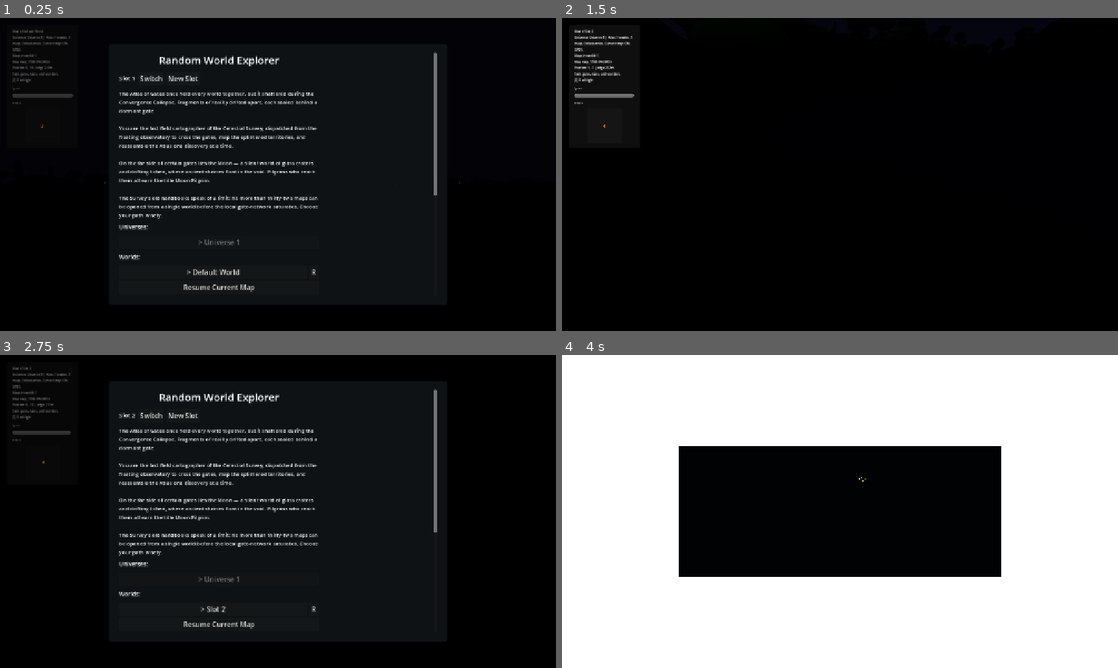
Above: before the commit, frames 1-4 (two rows, left to right).
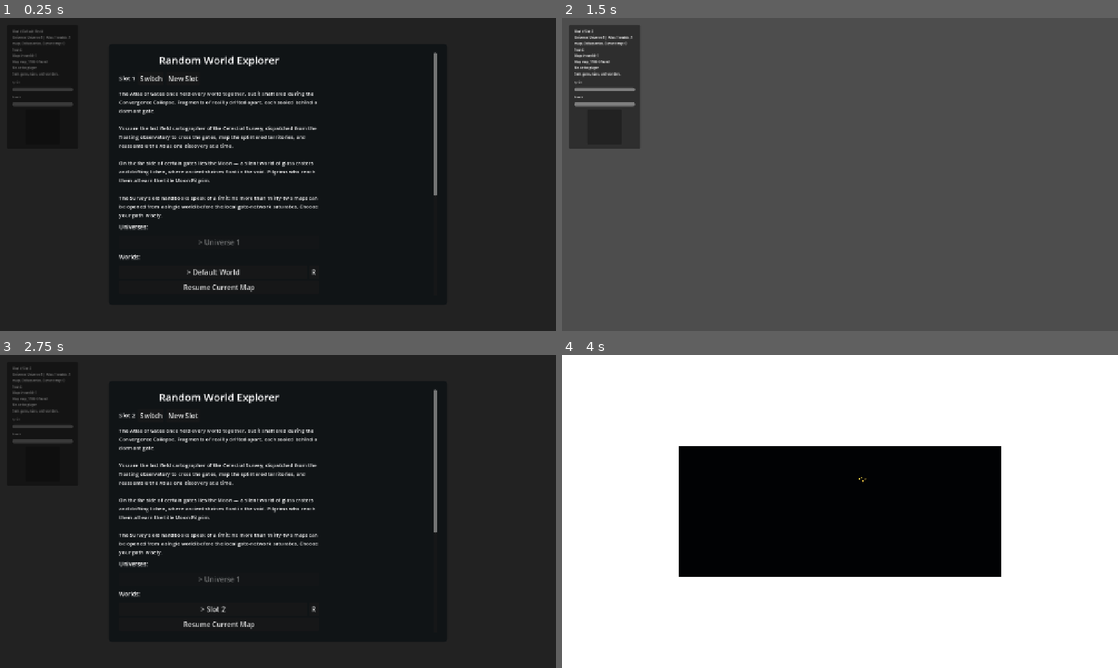
Above: after the commit, the same moments.

Repository: emkey1/Gatewalk
Game: Godot game, scene res://scenes/main.tscn
The game is run twice, just before and just after one commit, with the same random seed, the same clock (stepped at 60 frames per second) and the same inputs.
Inputs (mouse positions are in pixels of both pictures, inside the frame that each line leads up to):
- Up to frame 1 (0.25 s): no input
- Up to frame 2 (1.5 s): click (745, 77) at 0.5 s, where only the run after the commit has a clickable "New Slot"; tap Enter at 1.25 s; move the mouse to (867, 174) at 1.27 s; hold W (move_forward) from 1.28 s (still down); hold Shift (sprint) from 1.28 s (still down)
- Up to frame 3 (2.75 s): keep holding W (move_forward); tap Space (jump) at 1.52, 2, 2.27 s; move the mouse to (250, 511) at 2.02 s; release Shift (sprint) at 2.03 s; tap M at 2.1 s
- Up to frame 4 (4 s): release W (move_forward) at 2.75 s; click (745, 414) at 2.75 s, where only the run after the commit has a clickable "New Slot"; move the mouse to (851, 505) at 3.52 s; hold W (move_forward) from 3.53 s (still down); tap G at 3.6 s

The runs differ from the first frame. In frame 1, 45% of the frame differs, in the area x 0-100%, y 0-100%; in frame 2, 99%; in frame 3, 45%; in frame 4, nothing differs.
Error after the commit: Parse Error: Preload file "res://shaders/water.gdshader" does not exist. (res://scripts/core/MapGenerator.gd:427)

Commit message:
Extract MapGenerator from Main.gd for terrain, water, sky, and world bounds

Diff:
--- a/scripts/Main.gd
+++ b/scripts/Main.gd
@@ -5,6 +5,7 @@
 const SaveManager = preload("res://scripts/core/SaveManager.gd")
 const WorldGraph = preload("res://scripts/core/WorldGraph.gd")
 const CollisionFactory = preload("res://scripts/factories/CollisionFactory.gd")
+const MapGenerator = preload("res://scripts/core/MapGenerator.gd")
 
 
 const GRID_SIZE: int = 224
@@ -1883,9 +1884,6 @@
 	world_seed = int(map_record.get("seed", 12345))
 	_begin_generation_channel("map")
 	current_map_available_discoveries = 0
-	_moon_grid_scale = 1
-	if _is_current_map_moon():
-		_moon_grid_scale = 2
 	_clear_generated_map()
 	generated_root = Node3D.new()
 	generated_root.name = "GeneratedMap"
@@ -1894,37 +1892,28 @@
 	_setup_music()
 	_create_visible_sun()
 
+	var map_type: String = WorldGraph.map_type(map_record)
+	var gen := MapGenerator.new({
+		"world_seed": world_seed,
+		"graphics_level": graphics_level,
+		"density_level": density_level,
+		"map_type": map_type,
+	})
+	gen.generate(generated_root)
+
+	_spawn_player()
+
 	if _is_current_map_gate_room():
-		_create_gate_room_terrain()
-		_create_world_bounds()
-		_spawn_player()
 		_scatter_gate_room_gates()
 	elif _is_current_map_cave():
-		_create_cave_terrain()
-		_create_world_bounds()
-		_spawn_player()
 		_scatter_cave_items()
 	elif _is_current_map_map_nexus():
-		_create_map_nexus_terrain()
-		_create_world_bounds()
-		_spawn_player()
 		_scatter_map_nexus_gates()
 	else:
-		_apply_detail_counts()
-		_setup_noise()
-		_build_height_values()
-		_create_terrain_mesh()
-		_create_terrain_collision()
-		_create_world_bounds()
-		if not _is_current_map_moon():
-			_create_water()
+		if _is_current_map_water():
 			_setup_water_audio()
-			_create_sky_clouds()
-		else:
-			_create_moon_sky()
+		if _is_current_map_moon():
 			_setup_moon_audio()
-		_spawn_player()
-		if _is_current_map_moon():
 			_scatter_moon_lichen()
 			_scatter_moon_glass_craters()
 			_scatter_moon_platforms()
--- /dev/null
+++ b/scripts/core/MapGenerator.gd
@@ -0,0 +1,615 @@
+extends RefCounted
+class_name MapGenerator
+
+const GRID_SIZE: int = 224
+const CELL_SIZE: float = 2.0
+const HEIGHT_SCALE: float = 15.0
+const WATER_LEVEL: float = -1.7
+
+var world_seed: int
+var graphics_level: int
+var density_level: int
+var map_type: String
+var moon_grid_scale: int = 1
+
+var noise: FastNoiseLite
+var height_values: PackedFloat32Array
+var generated_root: Node3D
+
+
+func _init(config: Dictionary) -> void:
+	world_seed = int(config.get("world_seed", 12345))
+	graphics_level = int(config.get("graphics_level", 0))
+	density_level = int(config.get("density_level", 2))
+	map_type = str(config.get("map_type", WorldGraph.MAP_NORMAL))
+
+
+func generate(root: Node3D) -> void:
+	generated_root = root
+	noise = FastNoiseLite.new()
+	noise.seed = world_seed
+	noise.noise_type = FastNoiseLite.TYPE_SIMPLEX
+	noise.frequency = 0.020
+	noise.fractal_type = FastNoiseLite.FRACTAL_FBM
+	noise.fractal_octaves = 4
+	noise.fractal_lacunarity = 1.9
+	noise.fractal_gain = 0.45
+
+	if map_type == WorldGraph.MAP_MOON:
+		moon_grid_scale = 2
+
+	if map_type == WorldGraph.MAP_GATE_ROOM:
+		_create_gate_room_terrain()
+		_create_world_bounds()
+	elif map_type == WorldGraph.MAP_CAVE:
+		_create_cave_terrain()
+		_create_world_bounds()
+	elif map_type == WorldGraph.MAP_NEXUS:
+		_create_map_nexus_terrain()
+		_create_world_bounds()
+	else:
+		_build_height_values()
+		_create_terrain_mesh()
+		_create_terrain_collision()
+		_create_world_bounds()
+		_place_rivers()
+		_create_water()
+
+		if map_type == WorldGraph.MAP_MOON:
+			_create_moon_sky()
+		elif map_type != WorldGraph.MAP_WATER:
+			_create_sky_clouds()
+
+
+func _effective_grid_size() -> int:
+	if map_type == WorldGraph.MAP_MOON:
+		return GRID_SIZE * moon_grid_scale
+	return GRID_SIZE
+
+
+func _world_half_size() -> float:
+	return float(_effective_grid_size()) * CELL_SIZE * 0.5
+
+
+func _height_index(x: int, z: int) -> int:
+	var g: int = GRID_SIZE + 1
+	if map_type == WorldGraph.MAP_MOON:
+		g = (GRID_SIZE * moon_grid_scale) + 1
+	return z * g + x
+
+
+func _grid_to_world_x(x: int) -> float:
+	var g: float = float(GRID_SIZE)
+	var c: float = float(CELL_SIZE)
+	if map_type == WorldGraph.MAP_MOON:
+		g = float(GRID_SIZE * moon_grid_scale)
+		c = float(CELL_SIZE)
+	return (float(x) - g * 0.5) * c
+
+
+func _grid_to_world_z(z: int) -> float:
+	var g: float = float(GRID_SIZE)
+	var c: float = float(CELL_SIZE)
+	if map_type == WorldGraph.MAP_MOON:
+		g = float(GRID_SIZE * moon_grid_scale)
+		c = float(CELL_SIZE)
+	return (float(z) - g * 0.5) * c
+
+
+func _height_at_world(wx: float, wz: float) -> float:
+	if map_type == WorldGraph.MAP_GATE_ROOM or map_type == WorldGraph.MAP_CAVE or map_type == WorldGraph.MAP_NEXUS:
+		return 0.0
+
+	if map_type == WorldGraph.MAP_MOON:
+		var scale: float = 1.0 / float(moon_grid_scale)
+		var lunar_broad: float = noise.get_noise_2d(wx * 0.45 * scale + 600.0, wz * 0.45 * scale - 1200.0) * 5.0
+		var lunar_craters: float = noise.get_noise_2d(wx * 2.8 * scale - 400.0, wz * 2.8 * scale + 700.0) * 1.4
+		var crater_bowls: float = abs(noise.get_noise_2d(wx * 0.12 * scale + 330.0, wz * 0.12 * scale - 510.0)) * -4.2
+		return lunar_broad + lunar_craters + crater_bowls
+
+	if map_type == WorldGraph.MAP_WATER:
+		var islands: float = noise.get_noise_2d(wx * 0.12, wz * 0.12) * 15.0
+		var detail_islands: float = noise.get_noise_2d(wx * 0.4 + 500.0, wz * 0.4 + 1000.0) * 5.0
+		return islands + detail_islands - 7.0
+
+	var broad: float = noise.get_noise_2d(wx * 0.35 + 1200.0, wz * 0.35 - 800.0) * HEIGHT_SCALE
+	var hills: float = noise.get_noise_2d(wx, wz) * 5.5
+	var details: float = noise.get_noise_2d(wx * 2.1 + 900.0, wz * 2.1 - 900.0) * 1.1
+	var river_carve: float = _smooth_falloff(_river_distance(wx, wz), 0.0, 16.0) * 5.5
+	var height: float = broad + hills + details - river_carve
+
+	if _river_distance(wx, wz) < 6.0:
+		height = min(height, WATER_LEVEL - 0.45 + abs(_river_distance(wx, wz)) * 0.05)
+
+	return height
+
+
+func _raw_height_at_grid(x: int, z: int) -> float:
+	var wx: float = _grid_to_world_x(x)
+	var wz: float = _grid_to_world_z(z)
+	return _height_at_world(wx, wz)
+
+
+func _build_height_values() -> void:
+	var g: int = _effective_grid_size()
+	height_values.clear()
+	height_values.resize((g + 1) * (g + 1))
+
+	for z in range(g + 1):
+		for x in range(g + 1):
+			height_values[_height_index(x, z)] = _raw_height_at_grid(x, z)
+
+
+func _terrain_color(pos: Vector3) -> Color:
+	if map_type == WorldGraph.MAP_GATE_ROOM or map_type == WorldGraph.MAP_NEXUS:
+		return Color(0.10, 0.11, 0.14)
+
+	if map_type == WorldGraph.MAP_CAVE:
+		return Color(0.12, 0.10, 0.08)
+
+	if map_type == WorldGraph.MAP_MOON:
+		if pos.y > 4.0:
+			return Color(0.34, 0.36, 0.43)
+		if pos.y < -2.0:
+			return Color(0.16, 0.17, 0.21)
+		return Color(0.25, 0.26, 0.31)
+
+	if map_type == WorldGraph.MAP_WATER:
+		if pos.y > WATER_LEVEL + 0.25:
+			return Color(0.62, 0.55, 0.34)
+		return Color(0.28, 0.25, 0.18)
+
+	var river: float = _river_distance(pos.x, pos.z)
+	if pos.y <= WATER_LEVEL + 0.25 or river < 7.5:
+		return Color(0.42, 0.34, 0.18)
+	if pos.y > 12.0:
+		return Color(0.48, 0.48, 0.44)
+	if pos.y > 7.5:
+		return Color(0.30, 0.38, 0.22)
+	if _biome_value(pos.x, pos.z) > 0.28:
+		return Color(0.18, 0.47, 0.17)
+	return Color(0.24, 0.43, 0.18)
+
+
+func _biome_value(wx: float, wz: float) -> float:
+	return noise.get_noise_2d(wx * 0.28 - 2500.0, wz * 0.28 + 1700.0)
+
+
+func _river_distance(wx: float, wz: float) -> float:
+	var curve: float = sin(wx * 0.025) * 22.0 + noise.get_noise_2d(wx * 0.2 + 3200.0, 410.0) * 16.0
+	return abs(wz - curve)
+
+
+func _smooth_falloff(value: float, edge0: float, edge1: float) -> float:
+	var t: float = clamp((value - edge0) / (edge1 - edge0), 0.0, 1.0)
+	return 1.0 - t * t * (3.0 - 2.0 * t)
+
+
+func _add_triangle(st: SurfaceTool, a: Vector3, b: Vector3, c: Vector3, color_a: Color, color_b: Color, color_c: Color) -> void:
+	st.set_color(color_a)
+	st.add_vertex(a)
+	st.set_color(color_b)
+	st.add_vertex(b)
+	st.set_color(color_c)
+	st.add_vertex(c)
+
+
+func _create_terrain_mesh() -> void:
+	var st := SurfaceTool.new()
+	st.begin(Mesh.PRIMITIVE_TRIANGLES)
+
+	var g: int = _effective_grid_size()
+	for z in range(g):
+		for x in range(g):
+			var p00: Vector3 = Vector3(_grid_to_world_x(x), height_values[_height_index(x, z)], _grid_to_world_z(z))
+			var p10: Vector3 = Vector3(_grid_to_world_x(x + 1), height_values[_height_index(x + 1, z)], _grid_to_world_z(z))
+			var p01: Vector3 = Vector3(_grid_to_world_x(x), height_values[_height_index(x, z + 1)], _grid_to_world_z(z + 1))
+			var p11: Vector3 = Vector3(_grid_to_world_x(x + 1), height_values[_height_index(x + 1, z + 1)], _grid_to_world_z(z + 1))
+
+			_add_triangle(st, p00, p10, p11, _terrain_color(p00), _terrain_color(p10), _terrain_color(p11))
+			_add_triangle(st, p00, p11, p01, _terrain_color(p00), _terrain_color(p11), _terrain_color(p01))
+
+	st.generate_normals()
+	var terrain_mesh := st.commit()
+
+	var terrain := MeshInstance3D.new()
+	terrain.name = "GeneratedTerrain"
+	terrain.mesh = terrain_mesh
+
+	var terrain_mat := StandardMaterial3D.new()
+	terrain_mat.vertex_color_use_as_albedo = true
+	if graphics_level >= 2:
+		terrain_mat.roughness = 0.75
+		terrain_mat.normal_enabled = true
+		terrain_mat.normal_scale = 0.25
+		var terrain_noise := FastNoiseLite.new()
+		terrain_noise.seed = world_seed
+		terrain_noise.noise_type = FastNoiseLite.TYPE_SIMPLEX
+		terrain_noise.frequency = 0.015
+		var noise_tex := NoiseTexture2D.new()
+		noise_tex.noise = terrain_noise
+		noise_tex.normalize = true
+		terrain_mat.normal_texture = noise_tex
+	else:
+		terrain_mat.roughness = 1.0
+	terrain.material_override = terrain_mat
+
+	generated_root.add_child(terrain)
+
+
+func _create_terrain_collision() -> void:
+	var body := StaticBody3D.new()
+	body.name = "TerrainBody"
+	body.collision_layer = 1
+	body.collision_mask = 1
+
+	var shape := HeightMapShape3D.new()
+	var g: int = _effective_grid_size()
+	shape.map_width = g + 1
+	shape.map_depth = g + 1
+	shape.map_data = height_values
+
+	var collision := CollisionShape3D.new()
+	collision.name = "TerrainHeightMapCollision"
+	collision.shape = shape
+	collision.scale = Vector3(CELL_SIZE, 1.0, CELL_SIZE)
+
+	body.add_child(collision)
+	generated_root.add_child(body)
+
+
+func _create_gate_room_terrain() -> void:
+	var floor_mat := StandardMaterial3D.new()
+	floor_mat.albedo_color = Color(0.08, 0.09, 0.12)
+	floor_mat.roughness = 0.80
+
+	var floor := MeshInstance3D.new()
+	floor.name = "GateRoomFloor"
+	var floor_mesh := CylinderMesh.new()
+	floor_mesh.top_radius = 32.0
+	floor_mesh.bottom_radius = 32.0
+	floor_mesh.height = 0.6
+	floor_mesh.radial_segments = 32
+	floor.mesh = floor_mesh
+	floor.material_override = floor_mat
+	floor.position.y = -0.3
+	generated_root.add_child(floor)
+
+	var body := StaticBody3D.new()
+	body.name = "GateRoomFloorBody"
+	var col_shape := CollisionShape3D.new()
+	var col_cyl := CylinderShape3D.new()
+	col_cyl.radius = 32.0
+	col_cyl.height = 0.6
+	col_shape.shape = col_cyl
+	col_shape.position.y = -0.3
+	body.add_child(col_shape)
+	generated_root.add_child(body)
+
+	for i in range(24):
+		var angle: float = TAU * float(i) / 24.0
+		var wall_mat := StandardMaterial3D.new()
+		wall_mat.albedo_color = Color(0.12, 0.13, 0.18)
+		wall_mat.roughness = 0.9
+		var wall := MeshInstance3D.new()
+		wall.name = "GateRoomWall_" + str(i)
+		var wall_mesh := BoxMesh.new()
+		wall_mesh.size = Vector3(2.5, 8.0, 0.6)
+		wall.mesh = wall_mesh
+		wall.material_override = wall_mat
+		wall.position = Vector3(cos(angle) * 31.5, 4.0, sin(angle) * 31.5)
+		wall.rotation_degrees.y = -rad_to_deg(angle) + 90.0
+		generated_root.add_child(wall)
+
+
+func _create_cave_terrain() -> void:
+	var stone_mat := StandardMaterial3D.new()
+	stone_mat.albedo_color = Color(0.12, 0.10, 0.08)
+	stone_mat.roughness = 0.95
+	var glow_mat := StandardMaterial3D.new()
+	glow_mat.albedo_color = Color(0.20, 0.70, 1.0)
+	glow_mat.emission_enabled = true
+	glow_mat.emission = Color(0.10, 0.50, 0.90)
+	glow_mat.emission_energy_multiplier = 1.5
+
+	var floor := MeshInstance3D.new()
+	floor.name = "CaveFloor"
+	var floor_mesh := CylinderMesh.new()
+	floor_mesh.top_radius = 45.0
+	floor_mesh.bottom_radius = 45.0
+	floor_mesh.height = 0.8
+	floor_mesh.radial_segments = 32
+	floor.mesh = floor_mesh
+	floor.material_override = stone_mat
+	floor.position.y = -0.4
+	generated_root.add_child(floor)
+
+	var floor_body := StaticBody3D.new()
+	var floor_col := CollisionShape3D.new()
+	var floor_cyl := CylinderShape3D.new()
+	floor_cyl.radius = 45.0
+	floor_cyl.height = 0.8
+	floor_col.shape = floor_cyl
+	floor_col.position.y = -0.4
+	floor_body.add_child(floor_col)
+	generated_root.add_child(floor_body)
+
+	var ceiling_mat := StandardMaterial3D.new()
+	ceiling_mat.albedo_color = Color(0.10, 0.08, 0.06)
+	ceiling_mat.roughness = 1.0
+	var ceiling := MeshInstance3D.new()
+	ceiling.name = "CaveCeiling"
+	var ceiling_mesh := CylinderMesh.new()
+	ceiling_mesh.top_radius = 44.0
+	ceiling_mesh.bottom_radius = 44.0
+	ceiling_mesh.height = 0.5
+	ceiling_mesh.radial_segments = 32
+	ceiling.mesh = ceiling_mesh
+	ceiling.material_override = ceiling_mat
+	ceiling.position.y = 8.0
+	generated_root.add_child(ceiling)
+
+	var wall_mat := StandardMaterial3D.new()
+	wall_mat.albedo_color = Color(0.14, 0.11, 0.09)
+	wall_mat.roughness = 1.0
+	for i in range(32):
+		var angle: float = TAU * float(i) / 32.0
+		var wall := MeshInstance3D.new()
+		wall.name = "CaveWall_" + str(i)
+		var wall_mesh := BoxMesh.new()
+		wall_mesh.size = Vector3(3.0, 9.0, 0.8)
+		wall.mesh = wall_mesh
+		wall.material_override = wall_mat
+		wall.position = Vector3(cos(angle) * 44.5, 4.0, sin(angle) * 44.5)
+		wall.rotation_degrees.y = -rad_to_deg(angle) + 90.0
+		generated_root.add_child(wall)
+
+
+func _create_world_bounds() -> void:
+	var half: float = _world_half_size()
+	var wall_height: float = 80.0
+	var wall_thickness: float = 4.0
+	var wall_center_y: float = 18.0
+	var wall_length: float = float(_effective_grid_size()) * CELL_SIZE + wall_thickness * 2.0
+
+	var bounds := Node3D.new()
+	bounds.name = "WorldEdgeBarriers"
+	generated_root.add_child(bounds)
+	CollisionFactory.add_box(bounds, Vector3(half, wall_center_y, 0.0), Vector3(wall_thickness, wall_height, wall_length))
+	CollisionFactory.add_box(bounds, Vector3(-half, wall_center_y, 0.0), Vector3(wall_thickness, wall_height, wall_length))
+	CollisionFactory.add_box(bounds, Vector3(0.0, wall_center_y, half), Vector3(wall_length, wall_height, wall_thickness))
+	CollisionFactory.add_box(bounds, Vector3(0.0, wall_center_y, -half), Vector3(wall_length, wall_height, wall_thickness))
+	CollisionFactory.add_box(bounds, Vector3(0.0, -45.0, 0.0), Vector3(wall_length * 2.0, 0.2, wall_length * 2.0))
+
+
+func _place_rivers() -> void:
+	if map_type == WorldGraph.MAP_MOON or map_type == WorldGraph.MAP_WATER:
+		return
+	var g: int = _effective_grid_size()
+	var river_mat := StandardMaterial3D.new()
+	river_mat.albedo_color = Color(0.32, 0.28, 0.18)
+	for z in range(g):
+		for x in range(g):
+			var wx: float = _grid_to_world_x(x)
+			var wz: float = _grid_to_world_z(z)
+			if _river_distance(wx, wz) < 5.5:
+				var p: Vector3 = Vector3(wx, WATER_LEVEL - 0.5, wz)
+				var bed := MeshInstance3D.new()
+				var bed_mesh := BoxMesh.new()
+				bed_mesh.size = Vector3(CELL_SIZE, 0.15, CELL_SIZE)
+				bed.mesh = bed_mesh
+				bed.material_override = river_mat
+				bed.position = Vector3(wx + CELL_SIZE * 0.5, p.y, wz + CELL_SIZE * 0.5)
+				generated_root.add_child(bed)
+
+
+func _create_water() -> void:
+	if map_type == WorldGraph.MAP_MOON or map_type == WorldGraph.MAP_CAVE:
+		return
+	if map_type == WorldGraph.MAP_GATE_ROOM or map_type == WorldGraph.MAP_NEXUS:
+		return
+
+	var water_size: float = float(_effective_grid_size()) * CELL_SIZE
+
+	var water := MeshInstance3D.new()
+	water.name = "RiverAndLakeWater"
+	var water_mesh := PlaneMesh.new()
+	water_mesh.size = Vector2(water_size, water_size)
+	water_mesh.subdivide_depth = 8
+	water_mesh.subdivide_width = 8
+	water.mesh = water_mesh
+	water.position.y = WATER_LEVEL
+	water.rotation_degrees.x = 90.0
+
+	var mat: ShaderMaterial
+	if graphics_level >= 1 and not (map_type == WorldGraph.MAP_GATE_ROOM or map_type == WorldGraph.MAP_NEXUS):
+		mat = ShaderMaterial.new()
+		mat.shader = preload("res://shaders/water.gdshader")
+		mat.set_shader_parameter("wave_strength", 0.10)
+		mat.set_shader_parameter("wave_speed", 0.15)
+		mat.set_shader_parameter("deep_color", Color(0.05, 0.15, 0.30))
+		mat.set_shader_parameter("shallow_color", Color(0.15, 0.40, 0.50))
+		mat.set_shader_parameter("sheen_strength", 0.32)
+		mat.set_shader_parameter("alpha_boost", 0.0)
+	else:
+		mat = ShaderMaterial.new()
+		mat.shader = preload("res://shaders/water.gdshader")
+		mat.set_shader_parameter("wave_strength", 0.04)
+		mat.set_shader_parameter("wave_speed", 0.08)
+		mat.set_shader_parameter("deep_color", Color(0.05, 0.15, 0.30))
+		mat.set_shader_parameter("shallow_color", Color(0.15, 0.40, 0.50))
+		mat.set_shader_parameter("sheen_strength", 0.32)
+		mat.set_shader_parameter("alpha_boost", 0.0)
+
+	water.material_override = mat
+	generated_root.add_child(water)
+
+	var water_collision := StaticBody3D.new()
+	water_collision.name = "WaterCollision"
+	water_collision.collision_layer = 4
+	water_collision.collision_mask = 0
+
+	var water_shape := CollisionShape3D.new()
+	var box := BoxShape3D.new()
+	box.size = Vector3(water_size, 0.2, water_size)
+	water_shape.shape = box
+
+	water_collision.add_child(water_shape)
+	water_collision.position.y = WATER_LEVEL
+	generated_root.add_child(water_collision)
+
+
+func _create_sky_clouds() -> void:
+	if map_type == WorldGraph.MAP_MOON or map_type == WorldGraph.MAP_CAVE:
+		return
+	if graphics_level == 0:
+		return
+
+	var cloud_root := Node3D.new()
+	cloud_root.name = "SkyClouds"
+	generated_root.add_child(cloud_root)
+
+	var cloud_mat := StandardMaterial3D.new()
+	cloud_mat.albedo_color = Color(0.90, 0.92, 0.95, 0.55)
+	cloud_mat.transparency = BaseMaterial3D.TRANSPARENCY_ALPHA
+	cloud_mat.cull_mode = BaseMaterial3D.CULL_DISABLED
+	cloud_mat.shading_mode = BaseMaterial3D.SHADING_MODE_UNSHADED
+
+	var half: float = _world_half_size() * 0.45
+	for i in range(120):
+		var cp := MeshInstance3D.new()
+		var cm := BoxMesh.new()
+		var w: float = randf_range(15.0, 50.0)
+		var d: float = randf_range(10.0, 30.0)
+		var h: float = randf_range(1.5, 4.5)
+		cm.size = Vector3(w, h, d)
+		cp.mesh = cm
+		cp.material_override = cloud_mat
+		cp.position = Vector3(randf_range(-half, half), randf_range(65.0, 90.0), randf_range(-half, half))
+		cloud_root.add_child(cp)
+
+
+func _earth_color(p: Vector3, seed: int) -> Color:
+	var rng := StableRng.new(seed)
+	var px: float = p.x * 0.5 + rng.randf() * 0.2
+	var pz: float = p.z * 0.5 + rng.randf() * 0.2
+	var land: float = noise.get_noise_2d(px * 1.5 + 50.0, pz * 1.5 + 100.0) * 0.3 + 0.3
+	land += rng.randf() * 0.1
+	if land < 0.38:
+		return Color(0.22, 0.40, 0.70, 1.0)
+	var hue: float = rng.randf_range(0.25, 0.35)
+	var sat: float = rng.randf_range(0.45, 0.70)
+	var val: float = rng.randf_range(0.30, 0.55)
+	return Color.from_hsv(hue, sat, val, 1.0)
+
+
+func _create_moon_sky() -> void:
+	var sky := Node3D.new()
+	sky.name = "MoonSkyDetails"
+	generated_root.add_child(sky)
+
+	var earth := Node3D.new()
+	earth.name = "DistantBlueWorld"
+	earth.position = Vector3(500.0, 100.0, -360.0)
+
+	var segs: int = 18
+	var rings: int = 12
+	var e_verts: PackedVector3Array = []
+	var e_normals: PackedVector3Array = []
+	var e_colors: PackedColorArray = []
+	var e_u: Array[Vector2] = []
+	for lon in range(segs):
+		for lat in range(rings):
+			var theta1: float = float(lon) / float(segs) * TAU
+			var theta2: float = float(lon + 1) / float(segs) * TAU
+			var phi1: float = float(lat) / float(rings) * PI
+			var phi2: float = float(lat + 1) / float(rings) * PI
+			for corner in range(4):
+				var theta: float = theta1 if corner % 2 == 0 else theta2
+				var phi: float = phi1 if corner < 2 else phi2
+				var cp: Vector3 = Vector3(sin(theta) * sin(phi), cos(phi), cos(theta) * sin(phi))
+				e_verts.push_back(cp * 58.0)
+				e_normals.push_back(cp)
+				var seed: int = StableRng.mix_seed(world_seed, int(cp.x * 100), int(cp.z * 100))
+				e_colors.push_back(_earth_color(cp, seed))
+				e_u.push_back(Vector2(0, 0))
+
+	var arrays: Array = []
+	arrays.resize(Mesh.ARRAY_MAX)
+	arrays[Mesh.ARRAY_VERTEX] = e_verts
+	arrays[Mesh.ARRAY_NORMAL] = e_normals
+	arrays[Mesh.ARRAY_COLOR] = e_colors
+	arrays[Mesh.ARRAY_TEX_UV] = e_u
+
+	var arr_mesh := ArrayMesh.new()
+	arr_mesh.add_surface_from_arrays(Mesh.PRIMITIVE_TRIANGLES, arrays)
+
+	var sphere_mi := MeshInstance3D.new()
+	sphere_mi.mesh = arr_mesh
+	earth.add_child(sphere_mi)
+
+	var glow_mesh := ArrayMesh.new()
+	glow_mesh.add_surface_from_arrays(Mesh.PRIMITIVE_TRIANGLES, arrays)
+
+	var glow_mat_earth := StandardMaterial3D.new()
+	glow_mat_earth.albedo_color = Color(0.30, 0.60, 1.0, 0.12)
+	glow_mat_earth.transparency = BaseMaterial3D.TRANSPARENCY_ALPHA
+	glow_mat_earth.cull_mode = BaseMaterial3D.CULL_DISABLED
+	glow_mat_earth.shading_mode = BaseMaterial3D.SHADING_MODE_UNSHADED
+
+	var glow_mi := MeshInstance3D.new()
+	glow_mi.mesh = glow_mesh
+	glow_mi.material_override = glow_mat_earth
+	glow_mi.scale = Vector3(1.0, 1.0, 1.0) * 1.05
+	earth.add_child(glow_mi)
+
+	var cloud_mat := StandardMaterial3D.new()
+	cloud_mat.albedo_color = Color(1.0, 1.0, 1.0, 0.25)
+	cloud_mat.transparency = BaseMaterial3D.TRANSPARENCY_ALPHA
+	cloud_mat.cull_mode = BaseMaterial3D.CULL_DISABLED
+	cloud_mat.shading_mode = BaseMaterial3D.SHADING_MODE_UNSHADED
+
+	for cb in range(22):
+		var theta: float = randf_range(0.0, TAU)
+		var phi: float = randf_range(0.3, PI - 0.3)
+		var dir: Vector3 = Vector3(sin(theta) * sin(phi), cos(phi), cos(theta) * sin(phi)).normalized()
+		var cloud_blob := MeshInstance3D.new()
+		var cbm := SphereMesh.new()
+		var cr: float = randf_range(3.0, 8.0)
+		cbm.radius = cr
+		cbm.height = cr * 2.0
+		cloud_blob.mesh = cbm
+		cloud_blob.material_override = cloud_mat
+		cloud_blob.position = dir * 58.5
+		earth.add_child(cloud_blob)
+
+	sky.add_child(earth)
+
+
+func _create_map_nexus_terrain() -> void:
+	var floor_mat := StandardMaterial3D.new()
+	floor_mat.albedo_color = Color(0.10, 0.11, 0.14)
+	floor_mat.roughness = 0.80
+
+	var floor := MeshInstance3D.new()
+	floor.name = "MapNexusFloor"
+	var floor_mesh := CylinderMesh.new()
+	floor_mesh.top_radius = 48.0
+	floor_mesh.bottom_radius = 48.0
+	floor_mesh.height = 0.6
+	floor_mesh.radial_segments = 40
+	floor.mesh = floor_mesh
+	floor.material_override = floor_mat
+	floor.position.y = -0.3
+	generated_root.add_child(floor)
+
+	var body := StaticBody3D.new()
+	body.name = "MapNexusFloorBody"
+	var col_shape := CollisionShape3D.new()
+	var col_cyl := CylinderShape3D.new()
+	col_cyl.radius = 48.0
+	col_cyl.height = 0.6
+	col_shape.shape = col_cyl
+	col_shape.position.y = -0.3
+	body.add_child(col_shape)
+	generated_root.add_child(body)
